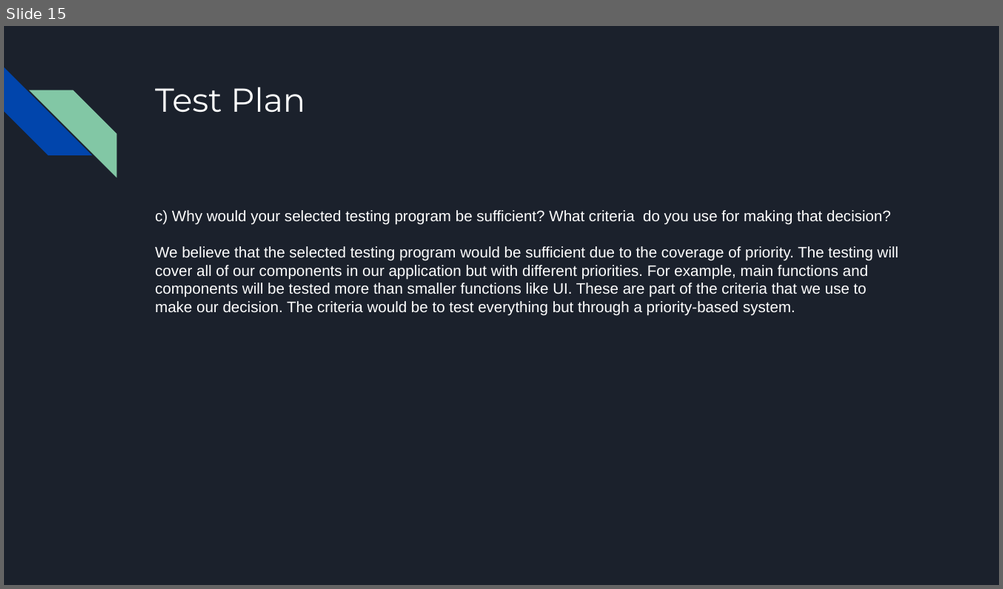
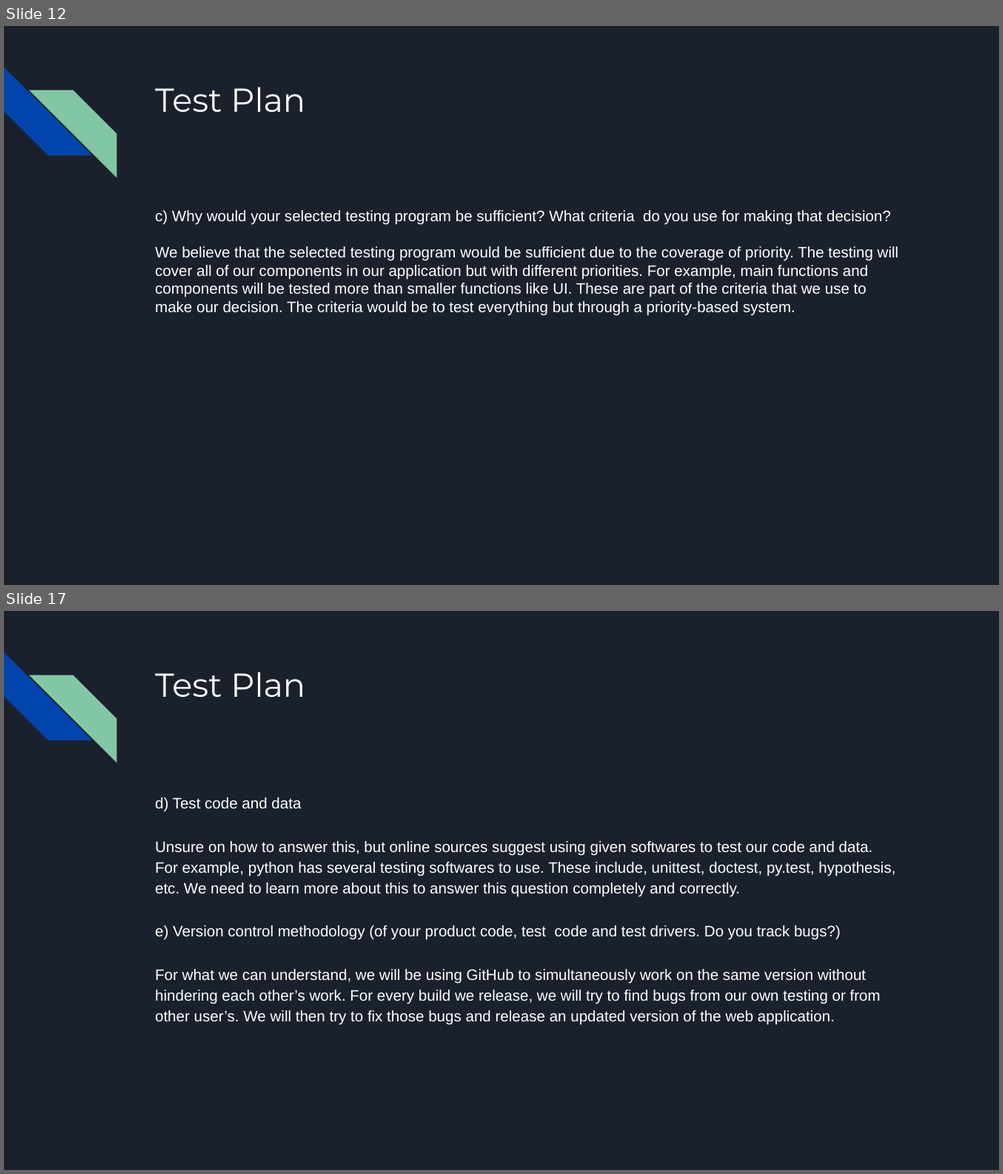
Before and after one commit to jamilkhan98/CECS491AProject, a slide deck: Sprints/Sprint #4/Sprint #4 Presentation.pptx. Shown one above the other, each under a label of ours: slide 15 before the commit, slides 12 and 17 after it; the slides between them are not shown. The pictures are 1003x589 and 1003x1174 pixels, drawn with LibreOffice and Linux fonts; fonts in the diff are those of the drawing. Boxes give left, top, right and bottom in pixels: in the first picture for what was removed or moved away, otherwise in the second. Text is boxed around its words. In the diff, an @@ line names an element or a change of style, - is before the commit and + after.

```diff
--- a/Sprints/Sprint #4/Sprint #4 Presentation.pptx
+++ b/Sprints/Sprint #4/Sprint #4 Presentation.pptx
@@ slide 17 added at (4, 611, 999, 1170), background #1B212C; not listed: 2 template elements that a slide beside it also shows @@
@@ title added at (155, 672, 305, 698), 24 pt, text #FFFFFF @@
+Test Plan
@@ text added at (155, 797, 895, 1025), 11 pt, text #FFFFFF @@
+d) Test code and data
+Unsure on how to answer this, but online sources suggest using given softwares to test our code and data. For example, python has several testing softwares to use. These include, unittest, doctest, py.test, hypothesis, etc. We need to learn more about this to answer this question completely and correctly.
+e) Version control methodology (of your product code, test code and test drivers. Do you track bugs?)
+For what we can understand, we will be using GitHub to simultaneously work on the same version without hindering each other’s work. For every build we release, we will try to find bugs from our own testing or from other user’s. We will then try to fix those bugs and release an updated version of the web application.
@@ what was slide 15 is now slide 12 @@
```
Also in this commit, not shown: 7 slides changed, 14 other slides added.
